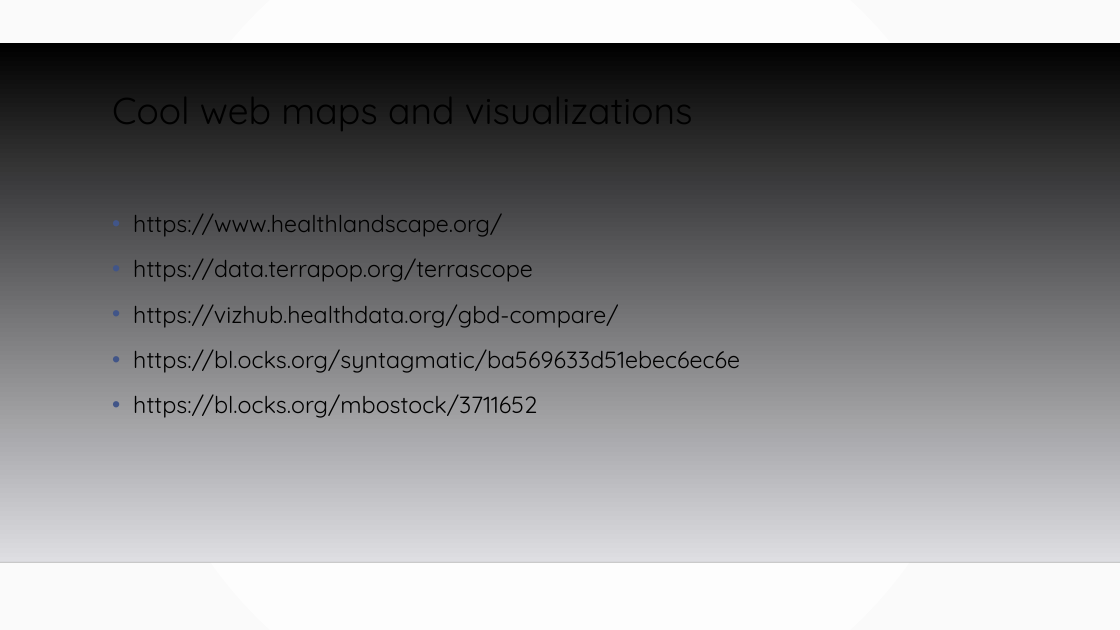
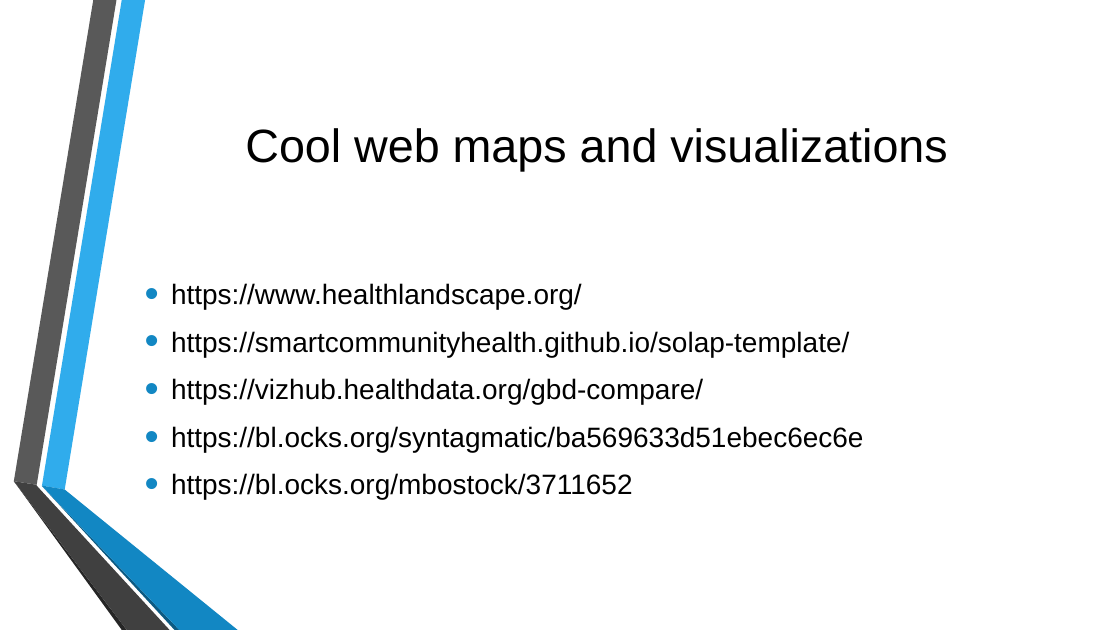
Before and after one commit to MGIS-UMN/GIS5577_week10, a slide deck: slide 8 of WebMapping_Backend.odp. Drawn at 1120x630 pixels with LibreOffice and Linux fonts; fonts in the diff are those of the drawing; background and template pictures are left out. Boxes give left, top, right and bottom in pixels: in the first picture for what was removed or moved away, otherwise in the second. Text is boxed around its words. In the diff, an @@ line names an element or a change of style, - is before the commit and + after.

```diff
--- a/WebMapping_Backend.odp
+++ b/WebMapping_Backend.odp
@@ background gradient #FFFFFF to #FAFAFA to picture (left out) @@
@@ freeform shape removed at (0,43,1120,562) @@
@@ title "Cool web maps and visualizations": place and size @@
-title "Cool web maps and visualizations" at (112,80,693,135)
+title "Cool web maps and visualizations" at (245,128,947,171)
@@ title "Cool web maps and visualizations" at (245,128,947,171): size 32 to 40 pt, font Quicksand to Arial; alignment left to centre; line spacing 0.9 to 1; vertical alignment top to middle @@
@@ text "https://www.healthlandscape.org/": place and size @@
-text "https://www.healthlandscape.org/" at (133,214,740,418)
+text "https://www.healthlandscape.org/" at (171,283,864,500)
@@ text "https://www.healthlandscape.org/" at (171,283,864,500): vertical alignment top to middle @@
@@ text at (171,283,864,500): size 20 to 24 pt, font Quicksand to Arial in "https://www.healthlandscape.org/", "https://vizhub.healthdata.org/gbd-compare/", "https://bl.ocks.org/syntagmatic/ba569633d51ebec6ec6e", "https://bl.ocks.org/mbostock/3711652"; indent changed; line spacing 1.2 to 1; more space between paragraphs; bullet colour #415588 to #1287C3 @@
@@ text at (171,331,849,357): text changed; size 20 to 24 pt; font Quicksand to Arial @@
-• https://data.terrapop.org/terrascope
+• https://smartcommunityhealth.github.io/solap-template/
@@ group added at (13,0,238,630): 6 freeform shapes @@
@@ line removed from (0, 562) to (1120, 562) @@
```
Also in this commit, not shown: 12 other slides changed, 1 other file.
